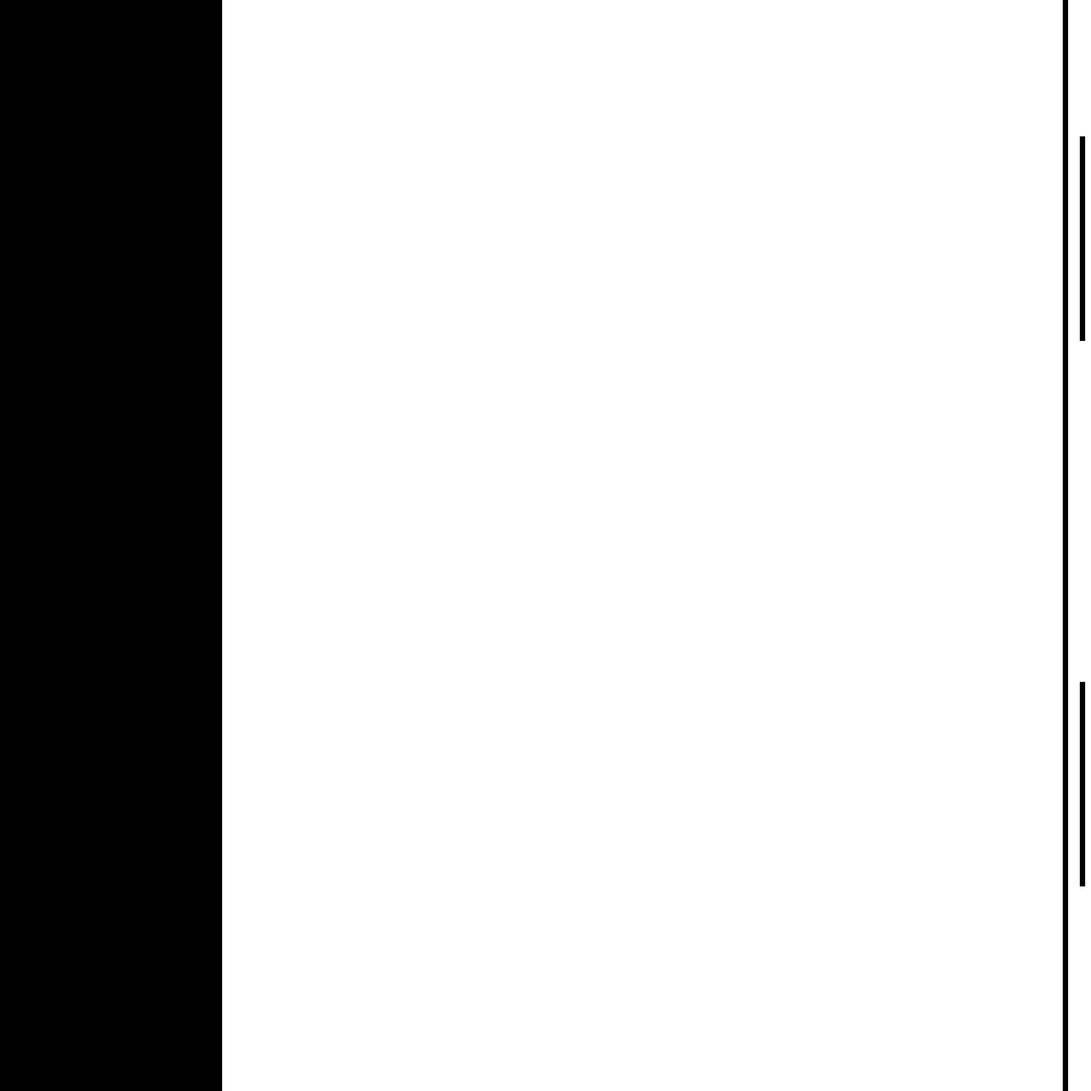
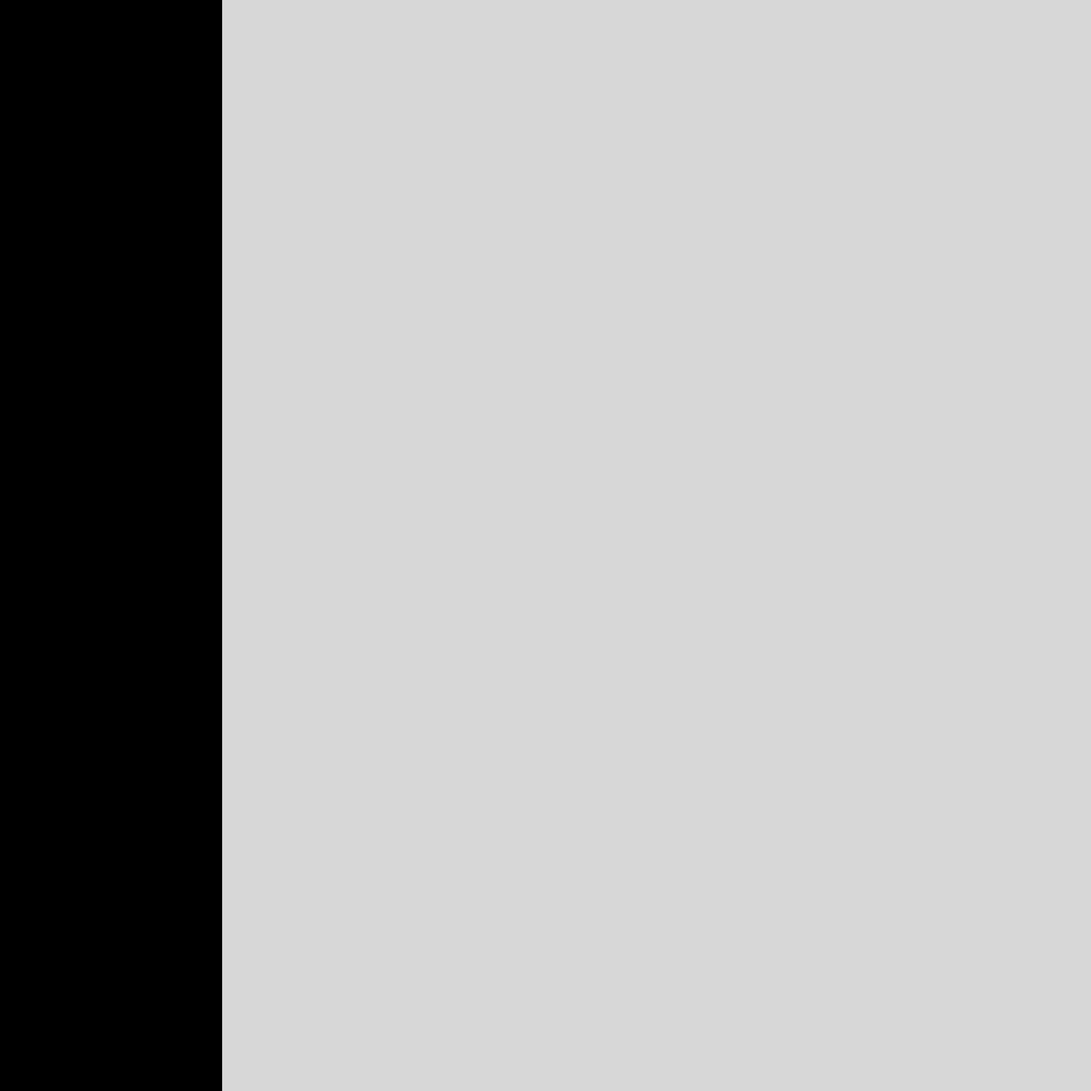
The second 1091px x 1091px image is a revision of the first. Changes to its layers:
hid "レイヤー 14" over [1063, 0, 1086, 1091]
painted on "レイヤー 9" over [222, 0, 1091, 1091]
hid group "surface_p.png" (2 layers) over [222, 0, 1091, 1091]
hid group "surface_a.png" (1 layers) over [222, 0, 1091, 1091]
hid group "surface_n.png" (1 layers) over [222, 0, 1091, 1091]
